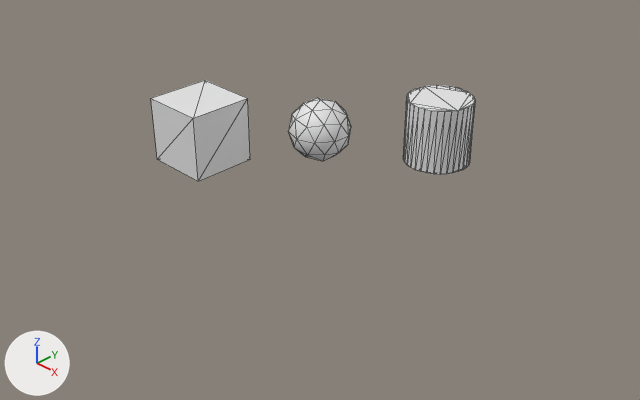
Before and after pictures for a commit that changed the Blender file outsourced/src/BlenderSceneExporter/SceneExporter_Original.blend.
Rendered twice from a 50 mm camera at (17.05, -17.05, 11.22) aimed at (0.73, -0.73, -1.84). Every picture has the same lights, and +X, +Y and +Z are marked at lower left. Mesh edges are drawn as thin lines.
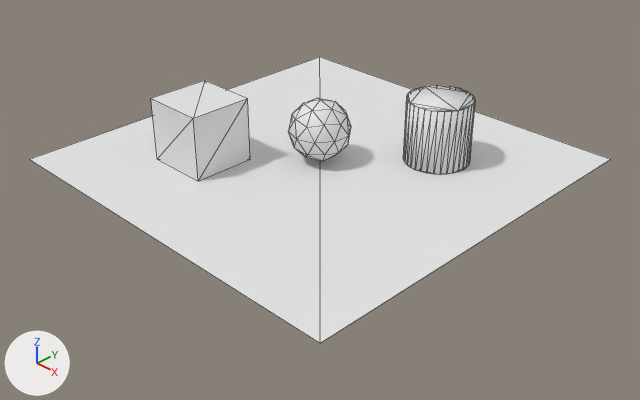
The newer file is also turned or shifted as a whole; pictures and numbers use the older file's frame.

The change, as a list of edits to the scene's bpy script:
```text
Change me_cylinder:
    where me_cylinder.from_pydata(...)  # 64 vertices, 124 faces; spans x 1.5..3.5, y 1.5..3.5, z -1.0..1.0
    used by ob_cylinder; location = (0.0, 0.0, 0.0)
    me_cylinder part 1: all faces are now shaded smooth (124 of 124 changed)
Add me_plane:
    me_plane.from_pydata([(-6.25, -6.25, 0.0), (6.25, -6.25, 0.0), (-6.25, 6.25, 0.0), (6.25, 6.25, 0.0)], [], [(1, 2, 0), (1, 3, 2)])
Add ob_plane:
    ob_plane = bpy.data.objects.new('Plane', me_plane)
    ob_plane.location = (0.0, 0.0, -1.0)
```

Pixel boxes [x1, y1, x2, y2] of what changed, in the pictures (640 x 400 px):
'Plane', added
    after: [29, 57, 611, 343]
part 1 of me_cylinder, shading changed
    both: [403, 85, 475, 175]
